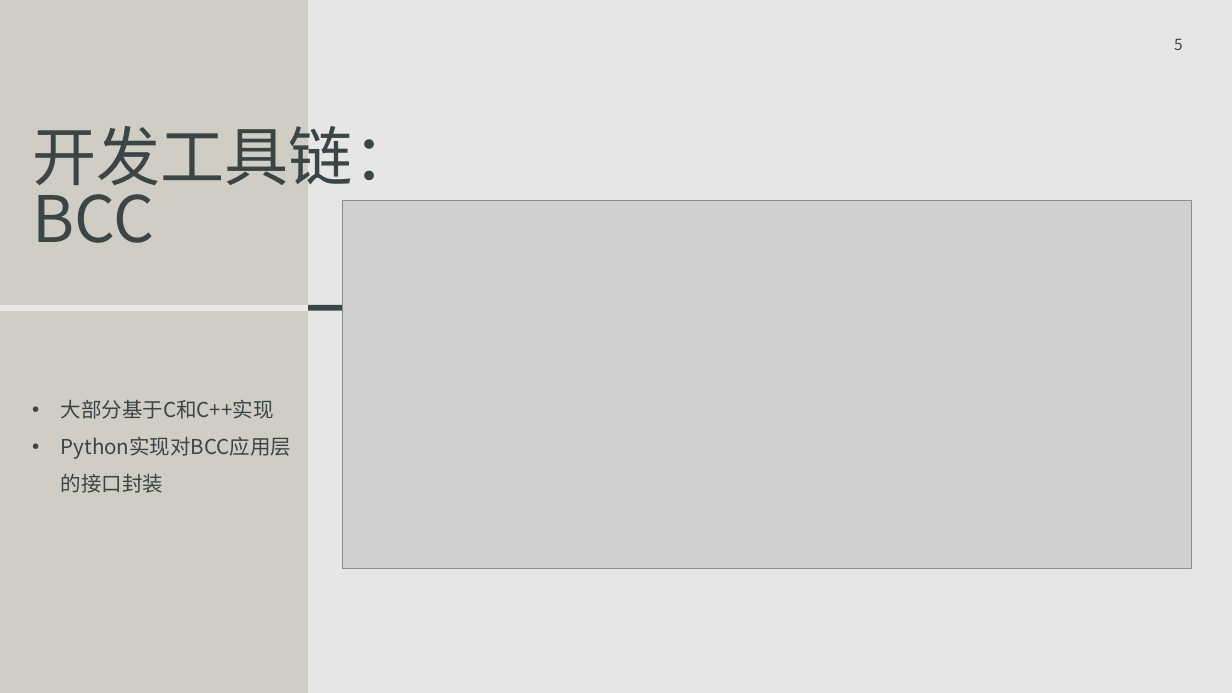
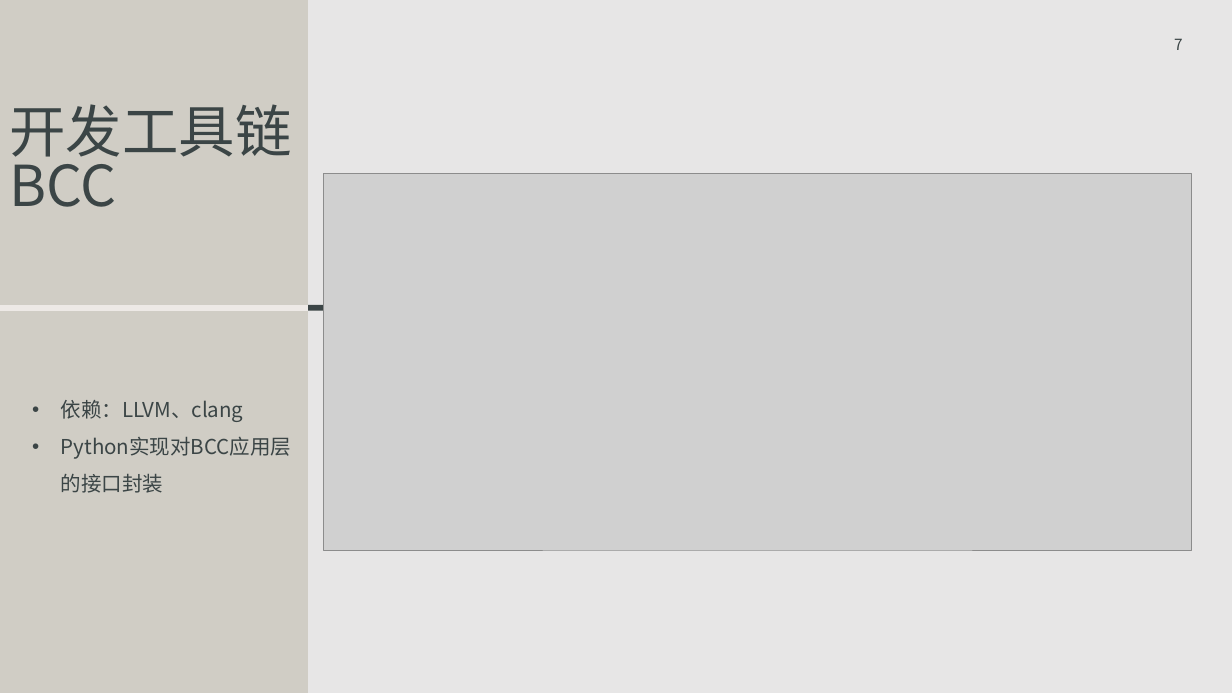
Before and after one commit to OSH-2023/x-FutureWithinBuzzyBees, a slide deck: slide 7 of docs/中期汇报.pptx (slide 5 before the commit). Drawn at 1232x693 pixels with LibreOffice and Linux fonts; fonts in the diff are those of the drawing; grey boxes stand for pictures; background and template pictures are left out. Boxes give left, top, right and bottom in pixels: in the first picture for what was removed or moved away, otherwise in the second. Text is boxed around its words. In the diff, an @@ line names an element or a change of style, - is before the commit and + after.

```diff
--- a/docs/中期汇报.pptx
+++ b/docs/中期汇报.pptx
@@ page number at (1174,38,1183,50): text changed @@
-5
+7
@@ title at (9,104,291,207): text changed; size 50 to 44 pt @@
-开发工具链：BCC
+开发工具链BCC
@@ picture: place and size @@
-picture at (343,201,1192,568)
+picture at (323,174,1192,550)
@@ text at (61,400,244,422): text changed @@
-• 大部分基于C和C++实现
+• 依赖：LLVM、clang
```
Also in this commit, not shown: 2 other slides changed, 2 slides added.
